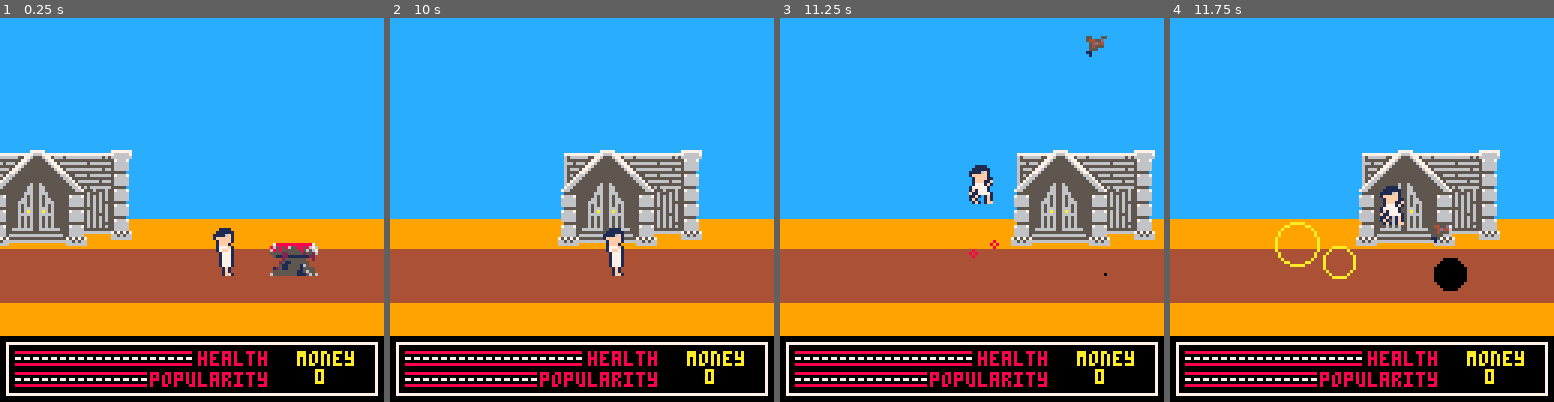
Above: before the commit, frames 1-4 (left to right).
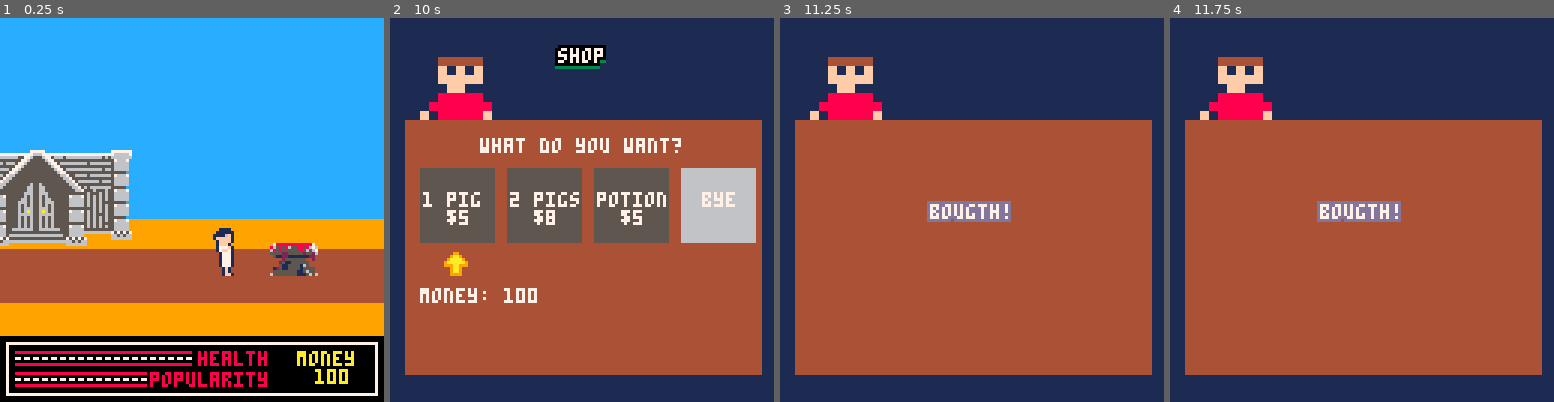
Above: after the commit, the same moments.

Repository: Rombusevil/ld43-the-altar-of-sacrifice
Game: PICO-8 cartridge ld43.p8
The game is run twice, just before and just after one commit, with the same random seed, the same clock (stepped at 60 frames per second) and the same inputs.
Inputs (mouse positions are in pixels of both pictures, inside the frame that each line leads up to):
- Up to frame 1 (0.25 s): no input
- Up to frame 2 (10 s): tap X (X key) at 0.33, 1.07, 1.85, 2.97, 4.08, 5.2, 6.32, 7.43, 8.55, 9.67 s; click (670, 121) at 0.67 s; tap O (Z key) at 0.7, 1.7, 2.1, 2.5, 2.9, 3.3, 3.7, 4.1, 4.5, 4.9, 5.3, 5.7, 6.1, 6.5, 6.9, 7.3, 7.7, 8.1, 8.5, 8.9, 9.3, 9.7 s; click (436, 267) at 1.22 s; hold Right 1.6-2.1 s; click (497, 114) at 1.77 s; hold Up 2.15-2.42 s; click (562, 259) at 2.32 s; hold Right 2.47-3.03 s; click (624, 106) at 2.87 s; hold Left 3.08-3.58 s; click (685, 256) at 3.42 s; click (451, 102) at 3.97 s; hold Right 4.02-4.68 s; click (512, 248) at 4.52 s; hold Up 4.73-5.03 s; click (574, 94) at 5.07 s; hold Left 5.08-5.68 s; click (639, 244) at 5.62 s; hold Right 6.08-6.58 s; click (701, 90) at 6.17 s; hold Right 6.63-7.13 s; click (466, 236) at 6.72 s; hold Up 7.18-7.45 s; click (528, 83) at 7.27 s; hold Right 7.5-8.07 s; click (589, 229) at 7.82 s; hold Left 8.12-8.62 s; click (654, 79) at 8.37 s; click (716, 225) at 8.92 s; hold Right 9.05-9.72 s; click (478, 71) at 9.47 s; hold Up from 9.77 s (still down)
- Up to frame 3 (11.25 s): click (933, 217) at 10.02 s; release Up at 10.07 s; tap O (Z key) at 10.1, 10.5, 10.9 s; hold Left 10.12-10.72 s; click (995, 64) at 10.57 s; tap X (X key) at 10.78 s; click (1060, 213) at 11.12 s; hold Right from 11.12 s (still down)
- Up to frame 4 (11.75 s): tap O (Z key) at 11.3, 11.7 s; release Right at 11.62 s; click (1212, 60) at 11.67 s

The runs differ from the first frame. In frame 1, 0.2% of the frame differs, in the area x 82-91%, y 91-96%; in frame 2, 85%; in frame 3, 87%; in frame 4, 88%, in the area x 0-100%, y 0-100%.

Commit message:
added pigs shopping

Diff:
--- a/ld43.p8
+++ b/ld43.p8
@@ -324,6 +324,130 @@
         end
 	end
 	return state
+end
+function shop_state(prevstate)
+    music(1)
+    local s={}
+    local ents={}
+    local h=prevstate.hero
+    local timeout=0
+    camera(0,0)
+    function arrow()
+        local e={}
+        e.positions={}
+        add(e.positions, {x=20  -2, y=78})
+        add(e.positions, {x=49  -2, y=78})
+        add(e.positions, {x=78  -2, y=78})
+        add(e.positions, {x=107 -2, y=78})
+        e.posidx=1
+        function e:update()
+            if btnp(0) and self.posidx > 1 then
+                self.posidx-=1
+                sfx(3)
+            elseif btnp(1) and self.posidx <= #self.positions-1 then
+                self.posidx+=1
+                sfx(3)
+            end
+        end
+        function e:draw()
+            local p=self.positions[self.posidx]
+            spr(75, p.x, p.y)
+        end
+        return e
+    end
+    local txt={}
+    add(txt, tutils({text=msg,centerx=false, x=20,y=8,fg=7,bg=0,bordered=false,shadowed=true,sh=2}))
+    local yy=40
+    add(txt, tutils({text="shop",centerx=true,y=10,fg=7,bg=0,bordered=true,shadowed=true}))
+    add(txt, tutils({text="what do you want?",centerx=true,y=yy,fg=7,bg=0})) yy+=8
+    add(txt, tutils({text="money: "..h.money,centerx=false,y=90,x=10,fg=7,bg=0})) yy+=8
+    local pressx=tutils({text="❎ to choose", blink=true, on_time=15, centerx=true,y=110,fg=7,bg=1,shadowed=true, sh=6})
+    local bought=tutils({text="bougth!",centerx=true,centery=true,fg=7,bg=13, bordered=true})
+    local notenoughmoneyt=tutils({text="not enough money",centerx=true,fg=7,bg=13, y=40,bordered=true})
+    local ar=arrow(20, 86)
+    add(ents, ar)
+    local didboughtit=false
+    local notenoughmoney=false
+    local tick=0
+    local pendingval=""
+    local fuse=true
+    s.update=function()
+        if(didboughtit or notenoughmoney) return
+        timeout+=1
+        for u in all(ents) do
+            u:update()
+        end
+        if timeout > 30 and (btnp(4) or btnp(5)) then
+            sfx(5)
+            if(ar.posidx==4) curstate=prevstate return
+            local prices = {5,8,5}
+            if h.money > prices[ar.posidx] then
+                if ar.posidx == 1 or ar.posidx == 2then
+                    h.pigs += ar.posidx
+                elseif ar.posidx == 3 then
+                    h.potions += 1
+                end
+                h.money -= prices[ar.posidx]
+                didboughtit=true
+            else
+                pendingval=value
+                notenoughmoney=true
+            end
+        end
+        if timeout > 30 and fuse then
+            fuse=false
+            add(txt, pressx)
+        end
+    end
+    s.draw=function()
+        cls()
+        rectfill(0,0,127,127, 1)
+        sspr(10*8, 5*8, 8,8,     10,10, 8*3,8*3)
+        rectfill(5,34, 128-5,128-10, 4)
+        if not didboughtit and not notenoughmoney then
+            local sx = 10
+            local yy = 50
+            local tw = 24
+            local sp = 5
+            for i=1,4 do
+                local slottxt="1 pig\n  $5";
+                local c=5
+                local to=0
+                if i == 4 then
+                    slottxt="bye"
+                    c=6
+                    to=6
+                elseif i == 3 then
+                    slottxt="potion\n  $5"
+                elseif i == 2 then
+                    slottxt="2 pigs\n  $8"
+                end
+                rectfill(sx,yy, sx+tw, yy+tw, c)
+                print(slottxt, sx+1+to, yy+8, 7)
+                sx+=tw+sp
+            end
+            for d in all(ents) do
+                d:draw()
+            end
+            for d in all(txt) do
+                d:draw()
+            end
+        elseif didboughtit then
+            bought:draw()
+            tick+=1
+            if(tick > 30) curstate=prevstate
+        elseif notenoughmoney then
+            notenoughmoneyt:draw()
+            local syy = 100
+            spr(74, 15,syy,1,1,true)
+            print("back",25,syy+1,7)
+            if btnp(0) or btnp(4) or btnp(1) then
+                sfx(5)
+                notenoughmoney=false
+            end
+        end
+    end
+    return s
 end
 function story_state()
     local state={}
@@ -416,27 +540,6 @@
     level.w=(level.hw+level.hs)*level.hcnt+level.fw +level.es
     local deferpos=false
     local pendingmusic=false
-    function bullet(x,y, dir, spd, bullets, dmg)
-        local e=entity({})
-        e:setpos(x,y)
-        e.dir=dir
-        e.spd=spd
-        e.dmg=dmg
-        local bounds_obj=bbox(8,8,0,0,4,6)
-        e:set_bounds(bounds_obj)
-        function e:update()
-            self:setx(self.x+(self.spd*self.dir))
-            if(self.x > cam.x+127)  self:kill()
-            if(self.x < cam.x)      self:kill()
-        end
-        function e:kill()
-            del(bullets,self)
-        end
-        function e:draw()
-            spr(72, self.x, self.y, 1,1)
-        end
-        return e
-    end
     function hero(x,y, bullets, platforming_state)
         local anim_obj=anim()
         local e=entity(anim_obj)
@@ -448,6 +551,12 @@
         e:set_anim(2)
         local bounds_obj=bbox(8,16)
         e:set_bounds(bounds_obj)
+        e.money = 100
+        e.pigs = 0
+        e.potions=0
+        e.pickedupvictim=nil
+        e.blockright=false
+        e.blockleft=false
         e.speed=2
         e.floory=y
         e.jumppw=7
@@ -465,7 +574,6 @@
         e.finalboss=false
         e.atacking=false
         e.dropping=false
-        e.potions=0
         e.notifyjumpobj=nil
         e.codes={}
         e.codes.dir='none'
@@ -473,13 +581,6 @@
         e.codes.dircode='none'
         e.btimer=0
         e.prevsh=-6300
-        e.memslots={}
-        e.pickedupvictim=nil
-        e.blockright=false
-        e.blockleft=false
-        add(e.memslots,"empty")
-        add(e.memslots,"empty")
-        add(e.memslots,"empty")
         function e:hurt(dmg)
             if(self.flickerer.is_flickering) return
             self:flicker(30)
@@ -573,6 +674,12 @@
         end
         function e:update()
             self:controlls()
+            if self.pigs > 0 and self.pickedupvictim == nil then
+                local p = pig(self.x-2, self.y-8)
+                p.flipy = true
+                add(drawables, p)
+                self.pickedupvictim = p
+            end
             if self.y < self.floory then
                 self:sety(self.y + self.grav)
                 self.grav += self.baseaccel * self.accel
@@ -592,6 +699,7 @@
             end
         end
         function e:reset()
+            self.pigs = 0
             self.respawned=true
             self.speed=2
             self.floory=y
@@ -625,8 +733,13 @@
         e.h = hero
         local idx=flr(rnd(4))+1
         function e:update()
-            if collides(self,self.h) and btnp(2) then
+            if collides(self,self.h) and btnp(2) and hero.pickedupvictim == nil then
                 sfx(8)
+                local prevcam = {}
+                prevcam.x = s.cam.x
+                prevcam.y = s.cam.y
+                curstate=shop_state(s)
+                s.cam=prevcam
             end
         end
         function e:draw()
@@ -671,6 +784,26 @@
             end
         end
         return p
+    end
+    function pig(x,y,updateables,drawables)
+        local anim_obj=anim()
+        anim_obj:add(96,1,0.1,2,1)
+        local e=entity(anim_obj)
+        anim_obj:add(86,4,0.7,1,1,true,function()
+            del(updateables, e)
+            del(drawables, e)
+        end)
+        e:setpos(x,y)
+        e:set_anim(1)
+        local bounds_obj=bbox(16,8)
+        e:set_bounds(bounds_obj)
+        function e:sacrifice()
+            self:set_anim(4)
+            s.hero.pigs = 0
+        end
+        function e:update()
+        end
+        return e
     end
     function victim(x,y, hero, updateables, drawables,victims)
         local anim_obj=anim()
@@ -955,6 +1088,7 @@
             v:update()
         end
         if hero.dropping and collides(stand.val, hero) then
+            printh("DROPPING")
             local v = hero.pickedupvictim
             hero.pickedupvictim=nil
             v.x = stand.val.x+4
@@ -1026,7 +1160,7 @@
             sx+=3
         end
         print("money", wdt+41, sy, 10)
-        local cash = hero.cash or 0
+        local cash = hero.money or 0
         print(cash, wdt+41+6, sy+6, 10)
         sx=5
         sy=yy+12
@@ -1140,7 +1274,7 @@
     return s
 end
 -- <*gfight_state.lua
--- <*memory_state.lua
+
 
 -- <*vertigo_state.lua
 --------------------------- end imports
--- a/main.lua
+++ b/main.lua
@@ -11,12 +11,13 @@
 
 --<*visual.lua
 --<*menu_state.lua
+--<*shop_state.lua
 --<*story_state.lua
 --<*platforming_state.lua
 --<*gameover_state.lua
 --<*win_state.lua
 -- <*gfight_state.lua
--- <*memory_state.lua
+
 
 -- <*vertigo_state.lua
 --------------------------- end imports
--- a/memory_state.lua
+++ /dev/null
@@ -1,148 +0,0 @@
--- state
-function memory_state(plat_state, msg, value)
-    music(1)
-    local s={}
-    local ents={}
-    local h=plat_state.hero
-    local timeout=0
-
-    function arrow()
-        local e={}
-        e.positions={}
-        add(e.positions, {x=20  -2, y=88}) -- slot 1
-        add(e.positions, {x=49  -2, y=88}) -- slot 2
-        add(e.positions, {x=78  -2, y=88}) -- slot 3
-        add(e.positions, {x=107 -2, y=88}) -- no
-        e.posidx=1
-
-        function e:update()
-            if btnp(0) and self.posidx > 1 then     --left
-                self.posidx-=1
-                sfx(3)
-            elseif btnp(1) and self.posidx <= #self.positions-1 then --right
-                self.posidx+=1
-                sfx(3)
-            end
-        end
-
-        function e:draw()
-            local p=self.positions[self.posidx]
-            spr(10, p.x, p.y)
-        end
-
-        return e
-    end
-
-    camera(0,0)
-
-    local txt={}
-    add(txt, tutils({text=msg,centerx=false, x=20,y=8,fg=7,bg=0,bordered=false,shadowed=true,sh=2}))
-
-    local yy=40
-    add(txt, tutils({text="would you like to save this",centerx=true,y=yy,fg=7,bg=0})) yy+=8
-    add(txt, tutils({text="memory?",centerx=true,y=yy,fg=7,bg=0}))
-
-    local pressx=tutils({text="❎ to choose", blink=true, on_time=15, centerx=true,y=110,fg=7,bg=1,shadowed=true, sh=6})
-    local arrchoose=tutils({text="arrows to choose", blink=true, on_time=15, centerx=true,y=110,fg=7,bg=1,shadowed=true, sh=6})
-
-    local memorized=tutils({text="memorized!",centerx=true,centery=true,fg=7,bg=13, bordered=true})
-    local overwrite=tutils({text="overwrite memory?",centerx=true,y=50,fg=7,bg=13, bordered=true})
-
-
-    local ar=arrow(20, 86)
-    add(ents, ar)
-
-    local valuestored=false
-    local valueoverwrite=false
-    local tick=0
-    local pendingval=""
-
-
-    local fuse=true
-    s.update=function()
-        if(valuestored or valueoverwrite) return
-        timeout+=1
-
-        for u in all(ents) do
-            u:update()
-        end
-
-        if timeout > 30 and (btnp(4) or btnp(5)) then -- x || o
-            sfx(5)
-            if(ar.posidx==4) curstate=plat_state return -- "no" selected
-
-            if h.memslots[ar.posidx] == "empty" then
-                h.memslots[ar.posidx] = value
-                valuestored=true
-            else
-                -- memory slot occupied, overwrite?
-                pendingval=value
-                valueoverwrite=true
-            end
-        end
-        if timeout > 30 and fuse then
-            fuse=false
-            add(txt, pressx)
-        end
-    end
-
-    s.draw=function()
-        cls()
-        rectfill(0,0,127,127, 1)
-
-        if not valuestored and not valueoverwrite then
-            local sx = 10
-            local yy = 60
-            local tw = 24 -- thought widht (also height as there are squares)
-            local sp = 5  -- spacing
-            for i=1,4 do
-                local slottxt="slot "..i;
-                local c=5
-                local to=0 -- text offset
-
-                if(h.memslots[i] != "empty") c=8
-
-                if i == 4 then
-                    slottxt="no"
-                    c=6
-                    to=8
-                end
-                rectfill(sx,yy, sx+tw, yy+tw, c)
-                print(slottxt, sx+1+to, yy+8, 7)
-
-                sx+=tw+sp
-            end
-
-            for d in all(ents) do
-                d:draw()
-            end
-            for d in all(txt) do
-                d:draw()
-            end
-        elseif valuestored then
-            memorized:draw()
-            tick+=1
-            if(tick > 30) curstate=plat_state
-        elseif valueoverwrite then
-            overwrite:draw()
-            arrchoose:draw()
-
-            spr(27, 15,64) --izq
-            spr(11, 104,64) --der
-            print("yes              no",25,65,7)
-
-            --todo: check for key press
-            if btnp(0) then --left
-                sfx(5)
-                valueoverwrite=false
-                valuestored=true
-                h.memslots[ar.posidx] = pendingval
-            elseif btnp(1) then --right
-                sfx(5)
-                valueoverwrite=false
-            end
-        end
-    end
-
-    return s
-end
--- a/platforming_state.lua
+++ b/platforming_state.lua
@@ -27,37 +27,6 @@
     local deferpos=false
     local pendingmusic=false
 
-    function bullet(x,y, dir, spd, bullets, dmg)
-        local e=entity({})
-        e:setpos(x,y)
-        e.dir=dir
-        e.spd=spd
-        e.dmg=dmg
-
-        local bounds_obj=bbox(8,8,0,0,4,6)
-        e:set_bounds(bounds_obj)
-        -- e.debugbounds=true
-
-        function e:update()
-            self:setx(self.x+(self.spd*self.dir))
-
-            -- kill the bullet if needed
-            if(self.x > cam.x+127)  self:kill()
-            if(self.x < cam.x)      self:kill()
-        end
-
-        function e:kill()
-            del(bullets,self)
-        end
-
-        function e:draw()
-            spr(72, self.x, self.y, 1,1)
-            --if(self.debugbounds) self.bounds:printbounds()
-        end
-
-        return e
-    end
-
     function hero(x,y, bullets, platforming_state)
         local anim_obj=anim()
         local e=entity(anim_obj)
@@ -73,6 +42,13 @@
         local bounds_obj=bbox(8,16)
         e:set_bounds(bounds_obj)
         --e.debugbounds=true
+
+        e.money = 100
+        e.pigs = 0
+        e.potions=0
+        e.pickedupvictim=nil
+        e.blockright=false
+        e.blockleft=false
 
         e.speed=2--1.3
         e.floory=y
@@ -92,7 +68,6 @@
         e.atacking=false
         e.dropping=false
 
-        e.potions=0
         e.notifyjumpobj=nil
 
         -- this vars are loaded in the vertigo_state
@@ -102,15 +77,6 @@
         e.codes.dircode='none'
         e.btimer=0
         e.prevsh=-6300
-        e.memslots={}
-        e.pickedupvictim=nil
-        e.blockright=false
-        e.blockleft=false
-
-        -- 3 mem slots only
-        add(e.memslots,"empty")
-        add(e.memslots,"empty")
-        add(e.memslots,"empty")
 
         function e:hurt(dmg)
             if(self.flickerer.is_flickering) return
@@ -228,6 +194,14 @@
         function e:update()
             self:controlls()
 
+            if self.pigs > 0 and self.pickedupvictim == nil then
+                local p = pig(self.x-2, self.y-8)
+                p.flipy = true
+                add(drawables, p)
+
+                self.pickedupvictim = p
+            end
+
             if self.y < self.floory then
                 --you're jumping
                 self:sety(self.y + self.grav)
@@ -254,6 +228,7 @@
 
         -- when you gameover and choose continue, everything's the same but your stats, that get resetted
         function e:reset()
+            self.pigs = 0
             self.respawned=true
             self.speed=2--1.3
             self.floory=y
@@ -295,13 +270,17 @@
         local idx=flr(rnd(4))+1
 
         function e:update()
-            if collides(self,self.h) and btnp(2) then -- up btn
+            if collides(self,self.h) and btnp(2) and hero.pickedupvictim == nil then -- up btn
                 -- *************
                 --  enter house
                 -- *************
                 sfx(8)
                 -- todo: add shopstate
-                --curstate=shop_state()
+                local prevcam = {}
+                prevcam.x = s.cam.x
+                prevcam.y = s.cam.y
+                curstate=shop_state(s)
+                s.cam=prevcam
             end
         end
 
@@ -362,6 +341,34 @@
         end
 
         return p
+    end
+
+    function pig(x,y,updateables,drawables)
+        local anim_obj=anim()
+        anim_obj:add(96,1,0.1,2,1) -- idle
+        local e=entity(anim_obj)
+        anim_obj:add(86,4,0.7,1,1,true,function()
+            del(updateables, e)
+            del(drawables, e)
+        end) -- explode
+
+        e:setpos(x,y)
+        e:set_anim(1)
+
+        local bounds_obj=bbox(16,8)
+        e:set_bounds(bounds_obj)
+        -- e.debugbounds=true
+
+        function e:sacrifice()
+            self:set_anim(4)
+            -- todo: usar la cant de s.hero.pigs  para sumar points o whatever
+            s.hero.pigs = 0
+        end
+
+        function e:update()
+        end
+
+        return e
     end
 
     function victim(x,y, hero, updateables, drawables,victims)
@@ -779,6 +786,7 @@
         end
 
         if hero.dropping and collides(stand.val, hero) then
+            printh("DROPPING")
             local v = hero.pickedupvictim
             hero.pickedupvictim=nil
             v.x = stand.val.x+4
@@ -901,7 +909,7 @@
         end
 
         print("money", wdt+41, sy, 10)
-        local cash = hero.cash or 0
+        local cash = hero.money or 0
         print(cash, wdt+41+6, sy+6, 10)
 
         sx=5
--- /dev/null
+++ b/shop_state.lua
@@ -0,0 +1,149 @@
+-- state
+function shop_state(prevstate)
+    music(1)
+    local s={}
+    local ents={}
+    local h=prevstate.hero
+    local timeout=0
+    camera(0,0)
+
+    function arrow()
+        local e={}
+        e.positions={}
+        add(e.positions, {x=20  -2, y=78}) -- slot 1
+        add(e.positions, {x=49  -2, y=78}) -- slot 2
+        add(e.positions, {x=78  -2, y=78}) -- slot 3
+        add(e.positions, {x=107 -2, y=78}) -- no
+        e.posidx=1
+
+        function e:update()
+            if btnp(0) and self.posidx > 1 then     --left
+                self.posidx-=1
+                sfx(3)
+            elseif btnp(1) and self.posidx <= #self.positions-1 then --right
+                self.posidx+=1
+                sfx(3)
+            end
+        end
+
+        function e:draw()
+            local p=self.positions[self.posidx]
+            spr(75, p.x, p.y)
+        end
+
+        return e
+    end
+
+    local txt={}
+    add(txt, tutils({text=msg,centerx=false, x=20,y=8,fg=7,bg=0,bordered=false,shadowed=true,sh=2}))
+
+    local yy=40
+    add(txt, tutils({text="shop",centerx=true,y=10,fg=7,bg=0,bordered=true,shadowed=true}))
+    add(txt, tutils({text="what do you want?",centerx=true,y=yy,fg=7,bg=0})) yy+=8
+    add(txt, tutils({text="money: "..h.money,centerx=false,y=90,x=10,fg=7,bg=0})) yy+=8
+    local pressx=tutils({text="❎ to choose", blink=true, on_time=15, centerx=true,y=110,fg=7,bg=1,shadowed=true, sh=6})
+    local bought=tutils({text="bougth!",centerx=true,centery=true,fg=7,bg=13, bordered=true})
+    local notenoughmoneyt=tutils({text="not enough money",centerx=true,fg=7,bg=13, y=40,bordered=true})
+
+    local ar=arrow(20, 86)
+    add(ents, ar)
+
+    local didboughtit=false
+    local notenoughmoney=false
+    local tick=0
+    local pendingval=""
+
+
+    local fuse=true
+    s.update=function()
+        if(didboughtit or notenoughmoney) return
+        timeout+=1
+
+        for u in all(ents) do
+            u:update()
+        end
+
+        if timeout > 30 and (btnp(4) or btnp(5)) then -- x || o
+            sfx(5)
+            if(ar.posidx==4) curstate=prevstate return -- "no" selected
+            local prices = {5,8,5}
+
+            if h.money > prices[ar.posidx] then
+                if ar.posidx == 1 or ar.posidx == 2then
+                    h.pigs += ar.posidx
+                elseif ar.posidx == 3 then
+                    h.potions += 1
+                end
+                h.money -= prices[ar.posidx]
+                didboughtit=true
+            else
+                -- memory slot occupied, overwrite?
+                pendingval=value
+                notenoughmoney=true
+            end
+        end
+
+        if timeout > 30 and fuse then
+            fuse=false
+            add(txt, pressx)
+        end
+    end
+
+    s.draw=function()
+        cls()
+        rectfill(0,0,127,127, 1)
+
+        sspr(10*8, 5*8, 8,8,     10,10, 8*3,8*3) -- merchant
+        rectfill(5,34, 128-5,128-10, 4)
+
+        if not didboughtit and not notenoughmoney then
+            local sx = 10
+            local yy = 50
+            local tw = 24 -- thought widht (also height as there are squares)
+            local sp = 5  -- spacing
+            for i=1,4 do
+                local slottxt="1 pig\n  $5";
+                local c=5
+                local to=0 -- text offset
+
+                if i == 4 then
+                    slottxt="bye"
+                    c=6
+                    to=6
+                elseif i == 3 then
+                    slottxt="potion\n  $5"
+                elseif i == 2 then
+                    slottxt="2 pigs\n  $8"
+                end
+                rectfill(sx,yy, sx+tw, yy+tw, c)
+                print(slottxt, sx+1+to, yy+8, 7)
+
+                sx+=tw+sp
+            end
+
+            for d in all(ents) do
+                d:draw()
+            end
+            for d in all(txt) do
+                d:draw()
+            end
+        elseif didboughtit then
+            bought:draw()
+            tick+=1
+            if(tick > 30) curstate=prevstate
+        elseif notenoughmoney then
+            notenoughmoneyt:draw()
+
+            local syy = 100
+            spr(74, 15,syy,1,1,true) --izq
+            print("back",25,syy+1,7)
+
+            if btnp(0) or btnp(4) or btnp(1) then --left || x
+                sfx(5)
+                notenoughmoney=false
+            end
+        end
+    end
+
+    return s
+end
Not shown, changed: 24 lines of the sprite sheet (__gfx__) section of ld43.p8
